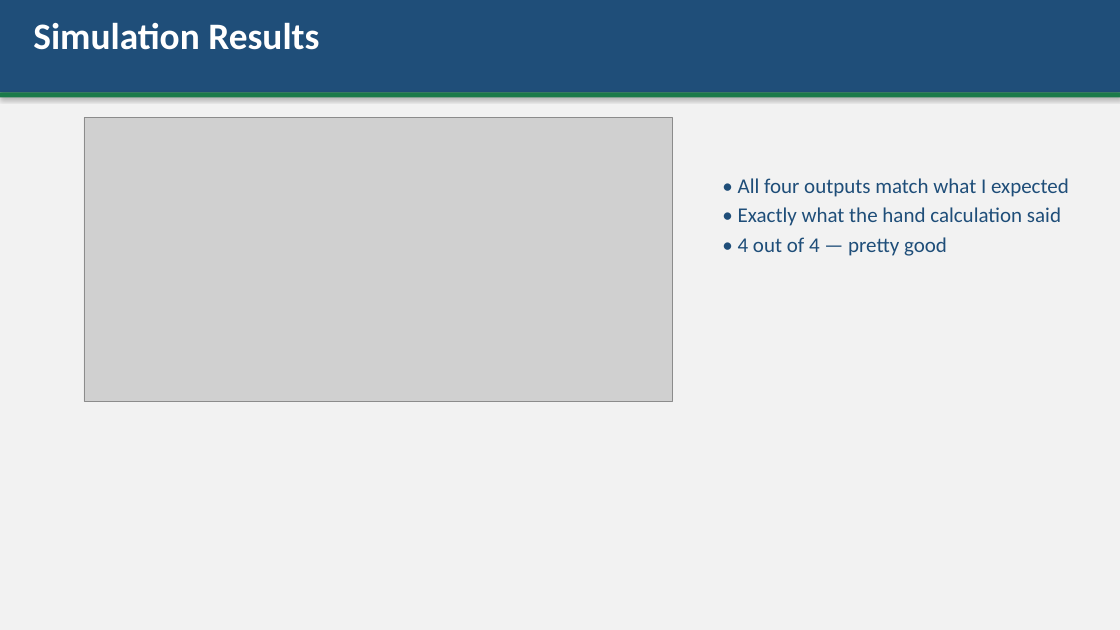
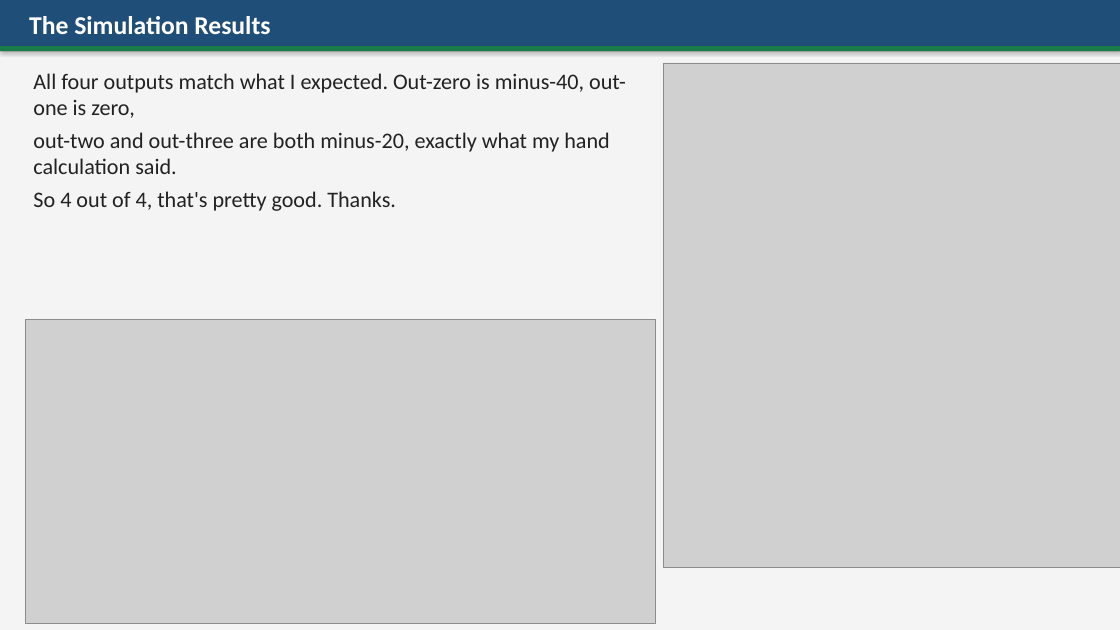
Before and after one commit to BaoPSU/ECE410-HW4AI, a slide deck: slide 7 of codefest/cf06/presentation/cf06_cllm_slides.pptx (slide 8 before the commit). Drawn at 1120x630 pixels with LibreOffice and Linux fonts; fonts in the diff are those of the drawing; grey boxes stand for pictures. Boxes give left, top, right and bottom in pixels: in the first picture for what was removed or moved away, otherwise in the second. Text is boxed around its words. In the diff, an @@ line names an element or a change of style, - is before the commit and + after.

```diff
--- a/codefest/cf06/presentation/cf06_cllm_slides.pptx
+++ b/codefest/cf06/presentation/cf06_cllm_slides.pptx
@@ rectangle: place and size @@
-rectangle at [0,0,1120,92]
+rectangle at [0,0,1120,46]
@@ rectangle at [0,0,1120,630]: fill #F2F2F2 to #F4F4F4 @@
@@ text at [29,16,270,34]: text changed; size 32 to 22 pt @@
-Simulation Results
+The Simulation Results
@@ rectangle: place and size @@
-rectangle at [0,92,1120,97]
+rectangle at [0,46,1120,51]
@@ text at [33,73,626,211]: text changed; size 18 to 19 pt; text colour #1F4E79 to #222222 @@
-• All four outputs match what I expected
-• Exactly what the hand calculation said
-• 4 out of 4 — pretty good
+All four outputs match what I expected. Out-zero is minus-40, out-one is zero,
+out-two and out-three are both minus-20, exactly what my hand calculation said.
+So 4 out of 4, that's pretty good. Thanks.
@@ picture added at [664,63,1120,567] @@
@@ picture: place and size @@
-picture at [84,118,672,402]
+picture at [25,319,655,623]
```
Also in this commit, not shown: 3 other slides changed, 3 slides added, 4 slides removed, 1 other file.
